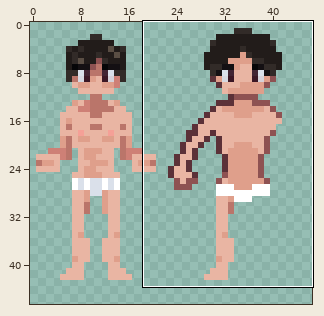
File history of a pixel-art file, SpriteSheet Man1.aseprite. The first picture is a wide view before the edit; the outline marks the close-up.
Close-up. Old version:
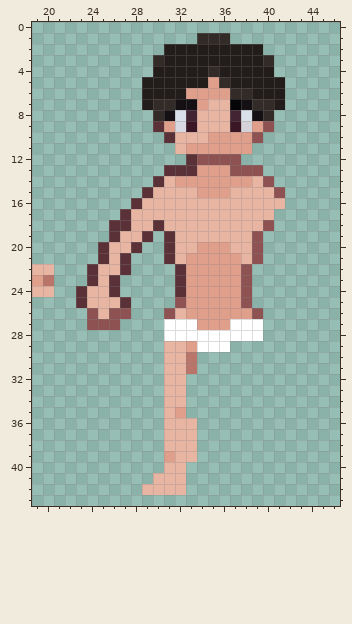
500x500 pixels, 1 frame. Shown: x 19..46, y 0..43. The wide view leaves out empty margins.
New version:
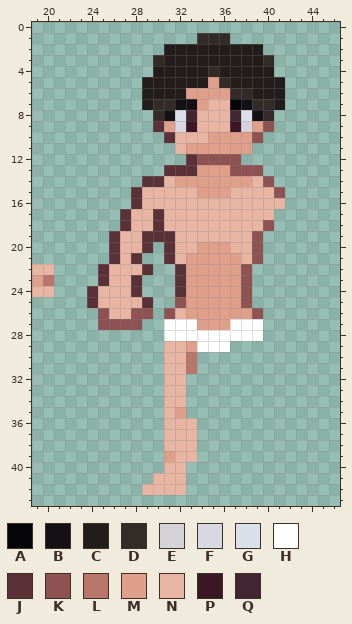
Palette (. is transparent): A #060608  B #141013  C #221c1a  D #322b28  E #d6d2da  F #d7d8e1  G #dae0ea  H #ffffff  J #5b3138  K #8e5252  L #ba756a  M #df9f8b  N #e9b5a3  P #3b1725  Q #422433
Change:
--- layer "Front/Arms/Right Arm Down"
@@ x 21..32 @@
 13 ..........JJ
-14 .........JNM
-15 ........JNNN
+14 ........JJNM
+15 .......JNNNN
 16 .......JNNNN
-17 ......JNNNNN
-18 .....JJNNJNN
-19 .....JNNJ.JN
-20 ....JNNJ..JN
-21 ....JNJ...JN
-22 ...JNNJ....J
-23 ...JNJ.....J
-24 ..JNNJ.....J
-25 ..JNNNJ....K
-26 ...KNKK...KN
-27 ...KKK....HH
+17 ......JNNJNN
+18 ......JNNJNN
+19 .....JNNJJJN
+20 .....JNNJ.JN
+21 .....JNJ..JN
+22 ....JNNNJ..J
+23 ....JNNJ...J
+24 ...JNNNJ...J
+25 ...JNNNNJ..K
+26 ....KNNKK.KN
+27 ....KKKK..HH
 28 ..........HH
